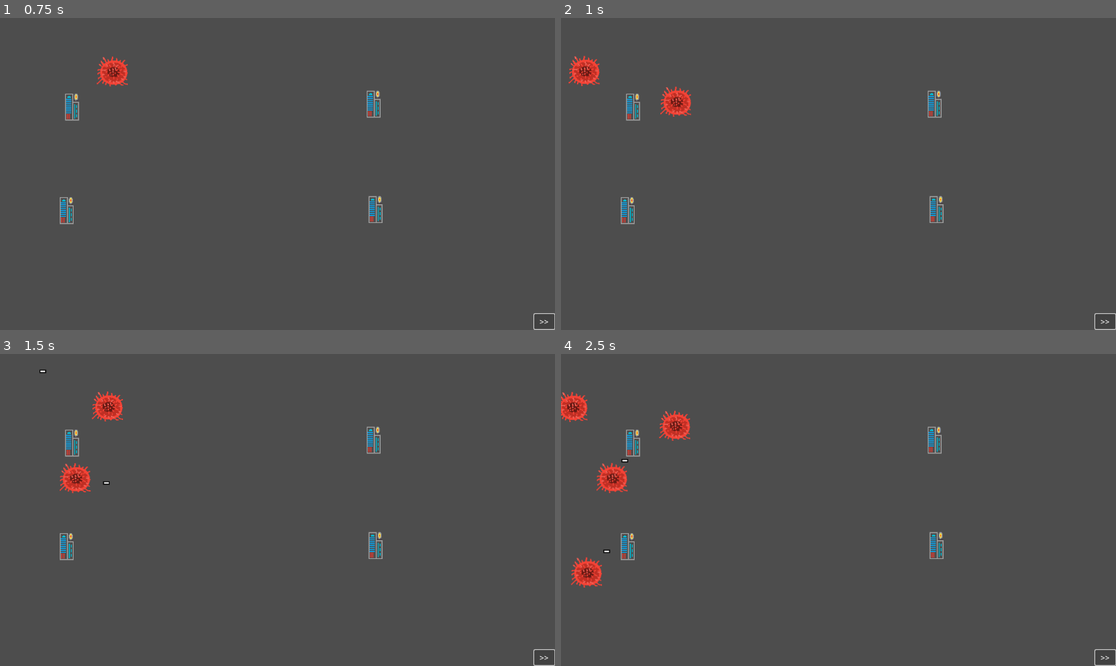
Above: before the commit, frames 1-4 (two rows, left to right).
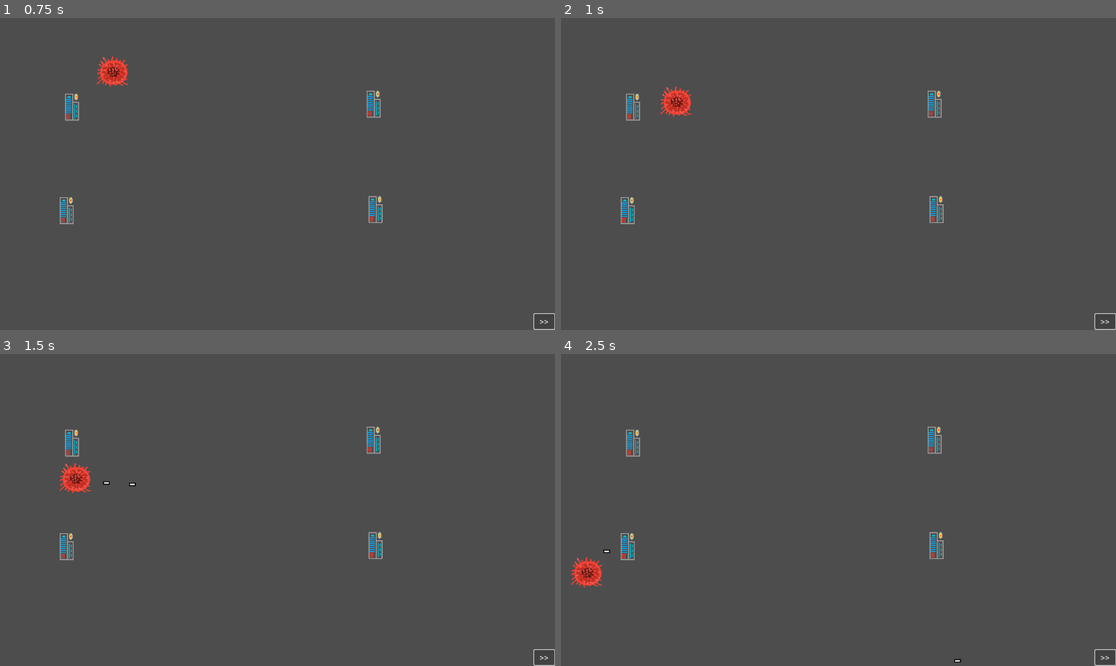
Above: after the commit, the same moments.

Repository: pbagnoud/minijam183
Game: Godot game, scene res://Scenes/main.tscn
The game is run twice, just before and just after one commit, with the same random seed, the same clock (stepped at 60 frames per second) and the same inputs. This scene is started directly instead of the project's main scene.
Inputs:
- Up to frame 1 (0.75 s): click ">>" at 0.5 s
- Up to frame 2 (1 s): no input
- Up to frame 3 (1.5 s): click ">>" at 1.25 s
- Up to frame 4 (2.5 s): click ">>" at 2 s

Frame 1 is identical in both runs. In frame 2, 0.4% of the frame differs, in the area x 1-8%, y 12-22%; in frame 3, 0.4%; in frame 4, 1.2%, in the area x 0-73%, y 12-99%.

Commit message:
create wave logic in path2d

Diff:
--- a/minijam183/Scripts/path_2d.gd
+++ b/minijam183/Scripts/path_2d.gd
@@ -3,8 +3,28 @@
 var timer = 0
 var spawntime = 1
 var follower = preload("res://Scenes/path_follow_2d.tscn")
+var wave = []
+var rng = RandomNumberGenerator.new()
+var MAX_WAVE = 10
+
+func _generate_wave(wave_id:int)-> void:
+	var size_wave = 15 + wave_id * 5
+	for _i in range(size_wave):
+		wave.append(rng.randi_range(0, 3))
+	return
+
+func _speed_up_wave(wave_id:int)->void:
+	spawntime=1-wave_id/MAX_WAVE
+
+func new_round(wave_id:int)->float:
+	_generate_wave(wave_id)
+	_speed_up_wave(wave_id)
+	return wave.size()*spawntime
 
 func _process(delta: float) -> void:
+	if wave.is_empty():
+
+		return
 	timer += delta
 
 	if timer > spawntime:
